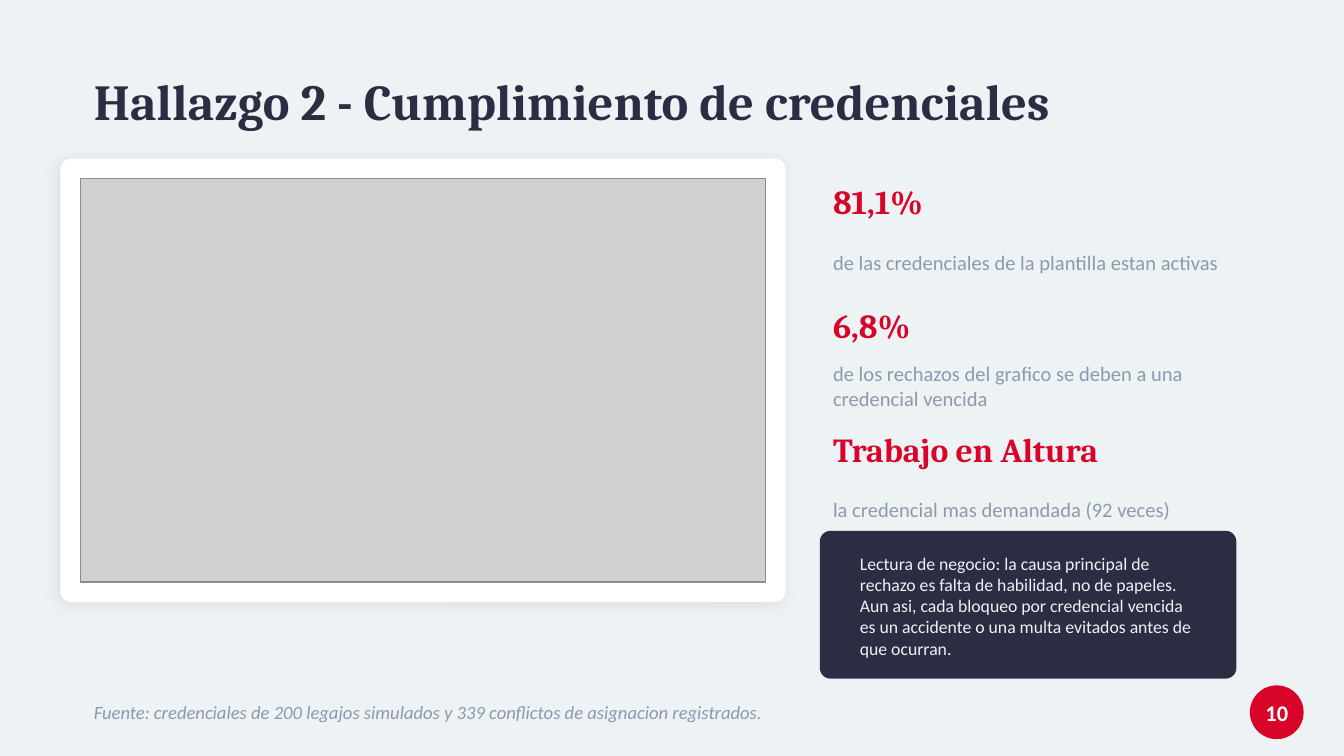
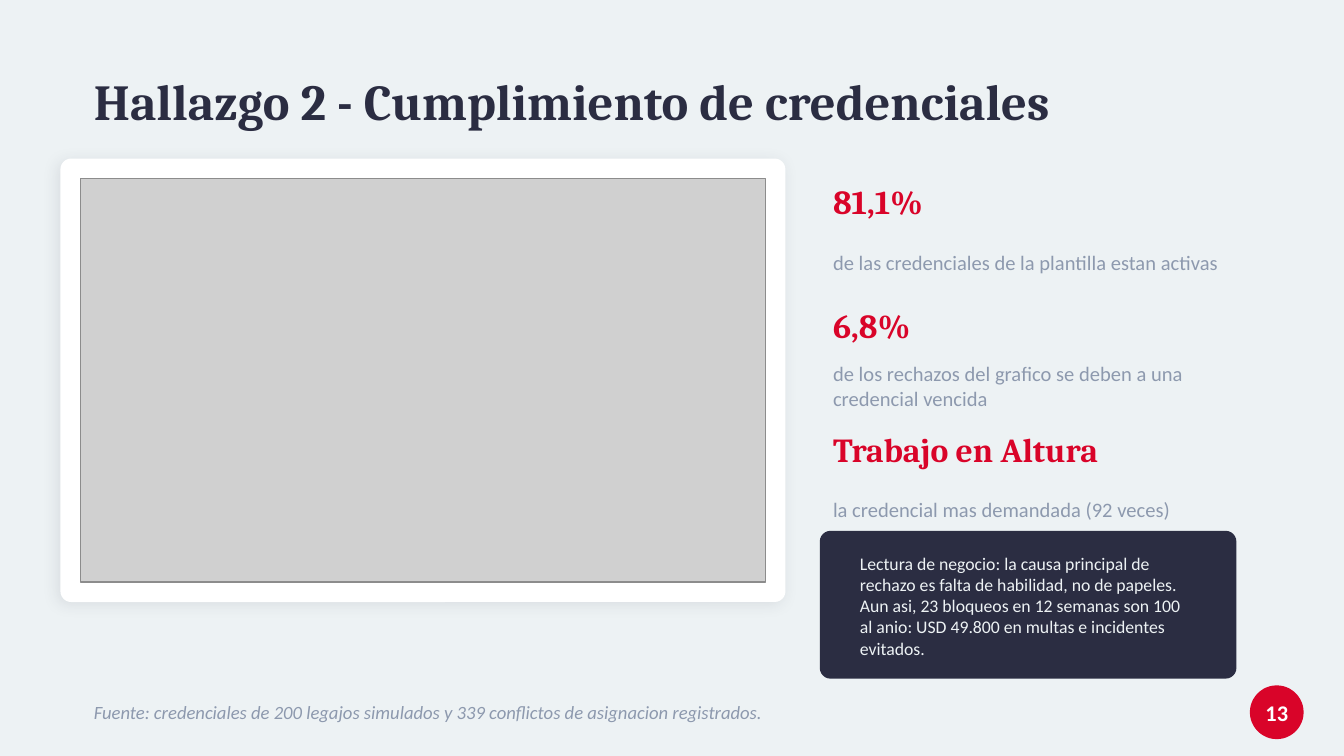
Before and after one commit to tomassalina/tp-gestion-capacidades-inteligente, a slide deck: slide 13 of analisis/presentacion_defensa.pptx (slide 10 before the commit). Drawn at 1344x756 pixels with LibreOffice and Linux fonts; fonts in the diff are those of the drawing; grey boxes stand for pictures. Boxes give left, top, right and bottom in pixels: in the first picture for what was removed or moved away, otherwise in the second. Text is boxed around its words. In the diff, an @@ line names an element or a change of style, - is before the commit and + after.

Commit message:
rearmar la presentacion para una defensa de 15 minutos con enfoque economico
El deck pasa de 13 a 18 diapositivas. Lo que mas crecio es la explicacion de
como se generan los datos, que antes era una sola linea al pie de una
diapositiva y ahora son tres: la escala del piloto, por que instanciamos las
clases reales en vez de escribir los CSV a mano, y las cuatro decisiones del
motor de simulacion (semana a semana con reinicio de horas, 6.000 intentos con
sesgo 86/14, conflictos que son excepciones reales del core, semilla fija).

Ademas se cuantifica todo en dinero. Para que los montos sean auditables y no
numeros sueltos pegados en las diapositivas, los calcula estimar_impacto_economico()
a partir de un diccionario SUPUESTOS declarado en el script, y quedan guardados en
resumen_metricas.json: USD 5,06 M de masa salarial anual en juego, USD 50.600 por
cada punto de utilizacion recuperado, y USD 145.000 de valor anual por planta
contra USD 19.200 de costo. Si alguien discute un supuesto se cambia el valor y se
recalcula la seccion entera.

Se agregan dos diapositivas de negocio (el problema valuado y el impacto sumado),
un divisor de seccion, y los tres hallazgos y el mercado ahora cierran en plata.

```diff
--- a/analisis/presentacion_defensa.pptx
+++ b/analisis/presentacion_defensa.pptx
@@ text at [860,557,1180,655]: text changed @@
-Lectura de negocio: la causa principal de rechazo es falta de habilidad, no de papeles. Aun asi, cada bloqueo por credencial vencida es un accidente o una multa evitados antes de que ocurran.
+Lectura de negocio: la causa principal de rechazo es falta de habilidad, no de papeles. Aun asi, 23 bloqueos en 12 semanas son 100 al anio: USD 49.800 en multas e incidentes evitados.
@@ text at [1265,706,1288,721]: text changed @@
-10
+13
```
Also in this commit, not shown: 9 other slides changed, 5 slides added, 2 other files.
